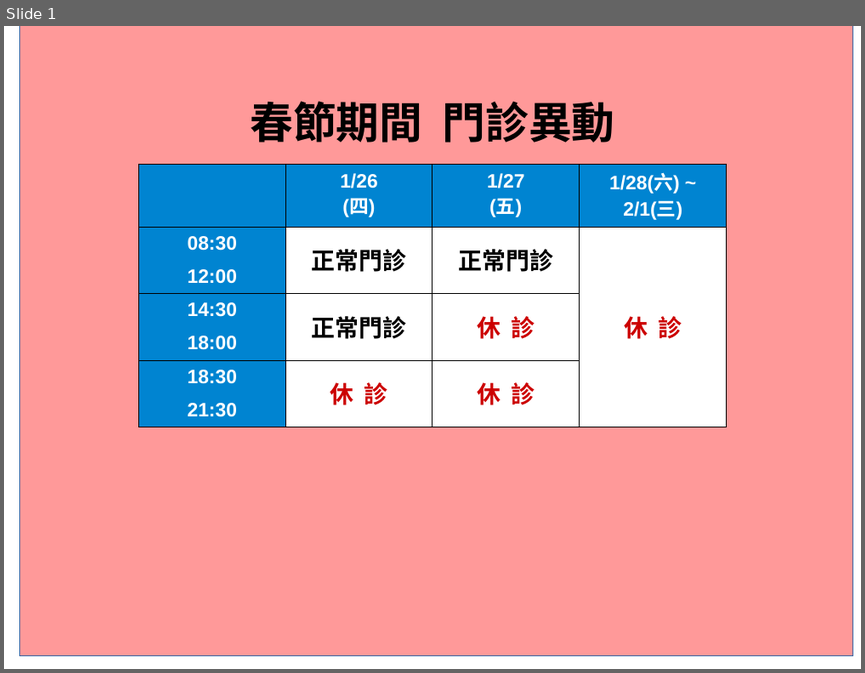
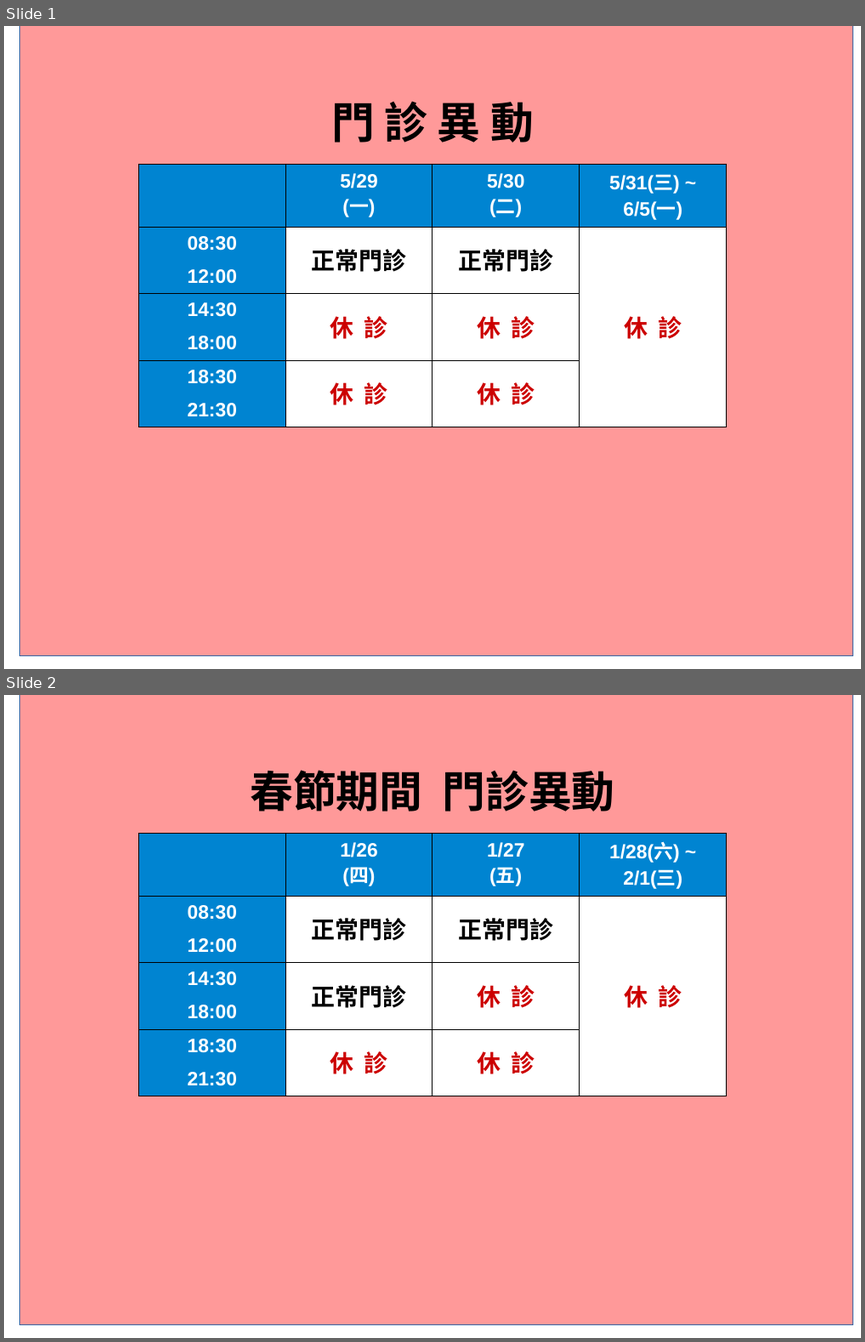
Before and after one commit to charming-clinic/charming-clinic.github.io, a slide deck: image/time2016.odp. Shown one above the other, each under a label of ours: slide 1 before the commit, slides 1 and 2 after it. The pictures are 865x673 and 865x1342 pixels, drawn with LibreOffice and Linux fonts; fonts in the diff are those of the drawing. Boxes give left, top, right and bottom in pixels: in the first picture for what was removed or moved away, otherwise in the second. Text is boxed around its words. In the diff, an @@ line names an element or a change of style, - is before the commit and + after.

```diff
--- a/image/time2016.odp
+++ b/image/time2016.odp
@@ slide 1 added at [4, 26, 861, 669], background #FFFFFF @@
@@ rectangle added at [19, 26, 853, 656], fill #FF9999, outline #3465A4 0 pt @@
@@ title added at [331, 101, 534, 142], 40 pt, text #000000, bold @@
+門 診 異 動
@@ table added at [138, 164, 726, 427], 4 rows, 4 columns @@
+ | 5/29 / (一) | 5/30 / (二) | 5/31(三) ~ / 6/5(一)
+08:30 / 12:00 | 正常門診 | 正常門診 | 休 診
+14:30 / 18:00 | 休 診 | 休 診 | 
+18:30 / 21:30 | 休 診 | 休 診 | 
@@ what was slide 1 is now slide 2 @@
```
Also in this commit, not shown: 4 other files.
